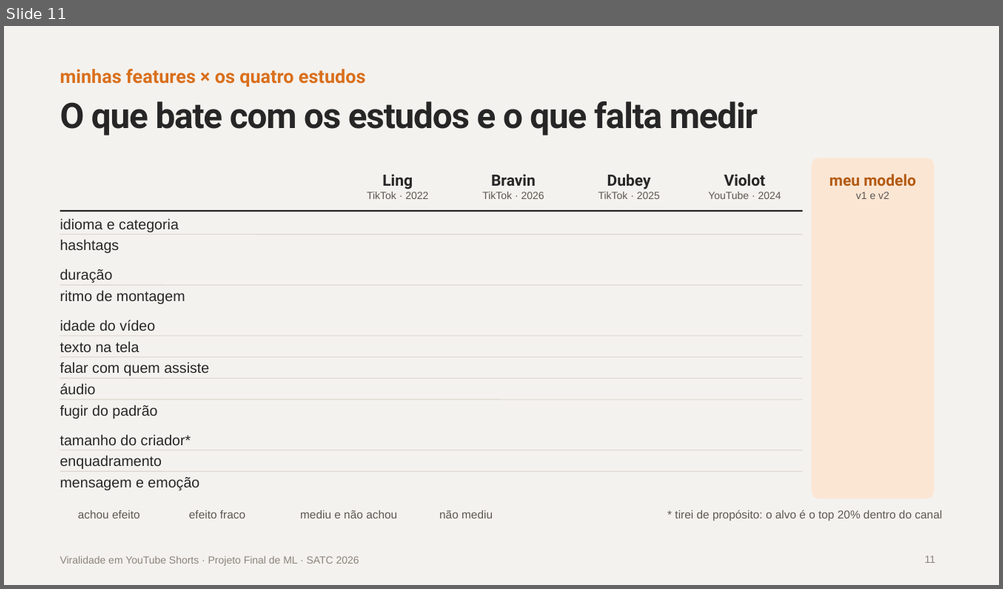
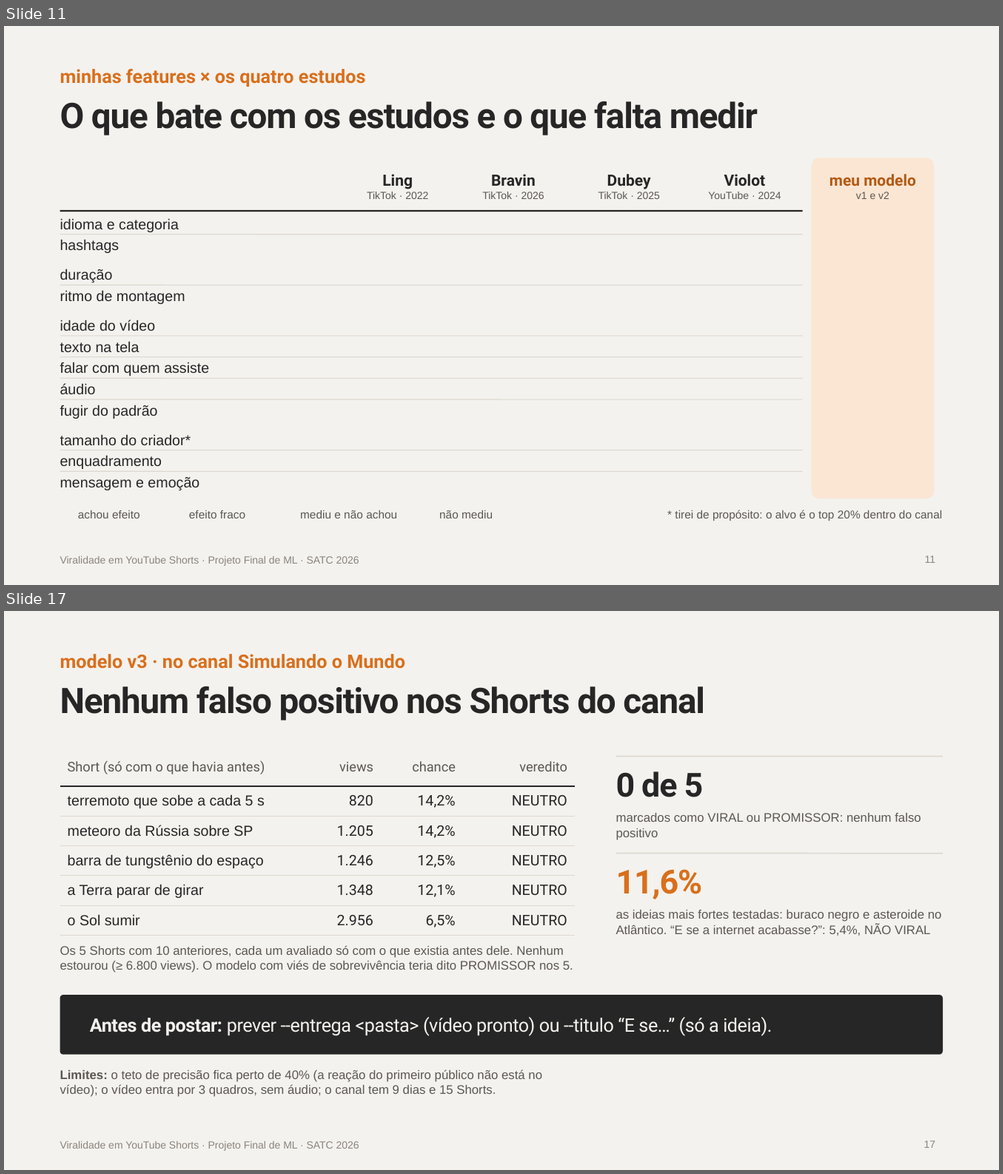
Before and after one commit to EricDagostim/ml-shortvideo-virality, a slide deck: reports/apresentacao/Viralidade_Shorts_Projeto_Final.pptx. Shown one above the other, each under a label of ours: slide 11 before the commit, slides 11 and 17 after it; the slides between them are not shown. The pictures are 1003x589 and 1003x1174 pixels, drawn with LibreOffice and Linux fonts; fonts in the diff are those of the drawing; background and template pictures are left out. Boxes give left, top, right and bottom in pixels: in the first picture for what was removed or moved away, otherwise in the second. Text is boxed around its words. In the diff, an @@ line names an element or a change of style, - is before the commit and + after.

```diff
--- a/reports/apresentacao/Viralidade_Shorts_Projeto_Final.pptx
+++ b/reports/apresentacao/Viralidade_Shorts_Projeto_Final.pptx
@@ slide 17 added at (4, 611, 999, 1170), background #F4F2EE; not listed: 1 template element that a slide beside it also shows @@
@@ text added at (60, 654, 405, 669), 18 pt, text #D96F1C, bold @@
+modelo v3 · no canal Simulando o Mundo
@@ title added at (60, 686, 705, 721), 34 pt, text #262626, bold @@
+Nenhum falso positivo nos Shorts do canal
@@ table added at (60, 757, 575, 936), 6 rows, 4 columns @@
+Short (só com o que havia antes) | views | chance | veredito
+terremoto que sobe a cada 5 s | 820 | 14,2% | NEUTRO
+meteoro da Rússia sobre SP | 1.205 | 14,2% | NEUTRO
+barra de tungstênio do espaço | 1.246 | 12,5% | NEUTRO
+a Terra parar de girar | 1.348 | 12,1% | NEUTRO
+o Sol sumir | 2.956 | 6,5% | NEUTRO
@@ line added from (616, 757) to (942, 757), #DDD8D0 1.25 pt @@
@@ text added at (616, 772, 703, 797), 32 pt, text #262626, bold @@
+0 de 5
@@ text added at (616, 813, 920, 840), 12 pt, text #5C5751 @@
+marcados como VIRAL ou PROMISSOR: nenhum falso positivo
@@ line added from (616, 854) to (942, 854), #DDD8D0 1.25 pt @@
@@ text added at (616, 869, 703, 900), 32 pt, text #D96F1C, bold @@
+11,6%
@@ text added at (616, 910, 942, 936), 12 pt, text #5C5751 @@
+as ideias mais fortes testadas: buraco negro e asteroide no Atlântico. “E se a internet acabasse?”: 5,4%, NÃO VIRAL
@@ text added at (60, 945, 573, 973), 12 pt, text #5C5751 @@
+Os 5 Shorts com 10 anteriores, cada um avaliado só com o que existia antes dele. Nenhum estourou (≥ 6.800 views). O modelo com viés de sobrevivência teria dito PROMISSOR nos 5.
@@ rounded rectangle added at (60, 995, 942, 1055), fill #262626 @@
@@ text added at (90, 1017, 771, 1037), 18 pt, text #F4F2EE @@
+Antes de postar: prever --entrega <pasta> (vídeo pronto) ou --titulo “E se…” (só a ideia).
@@ text added at (60, 1070, 542, 1097), 12 pt, text #5C5751 @@
+Limites: o teto de precisão fica perto de 40% (a reação do primeiro público não está no vídeo); o vídeo entra por 3 quadros, sem áudio; o canal tem 9 dias e 15 Shorts.
@@ page number added at (924, 1141, 936, 1148), 10 pt, text #8A847C @@
+17
```
Also in this commit, not shown: 2 slides changed, 5 other slides added.
